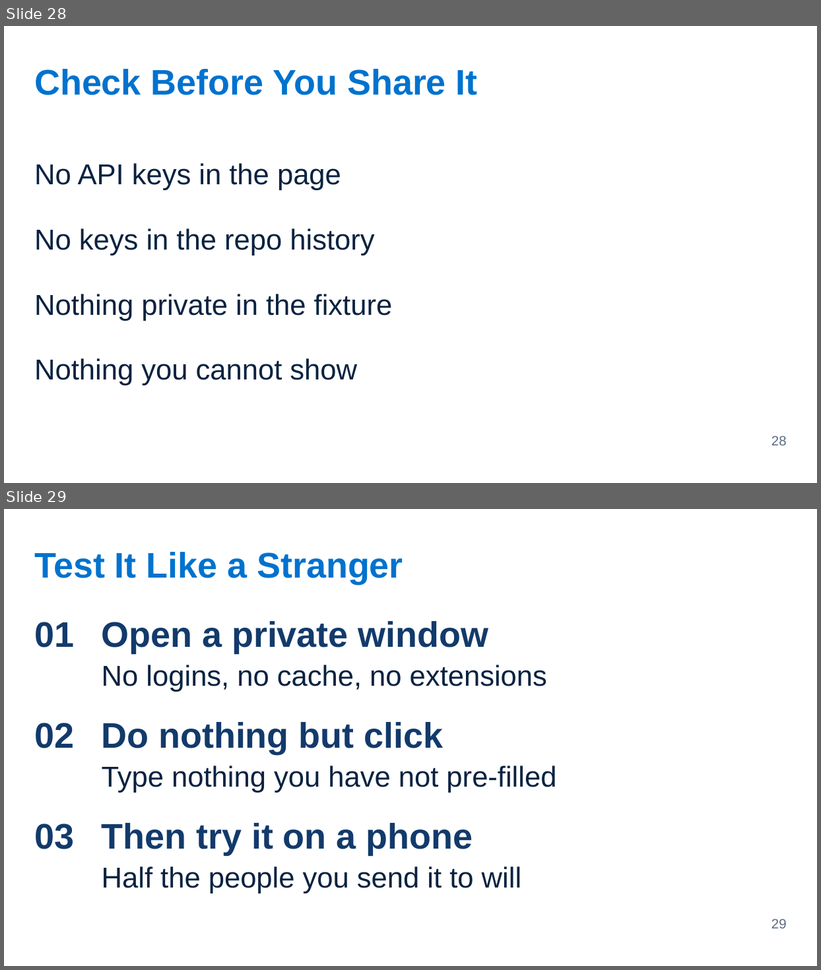
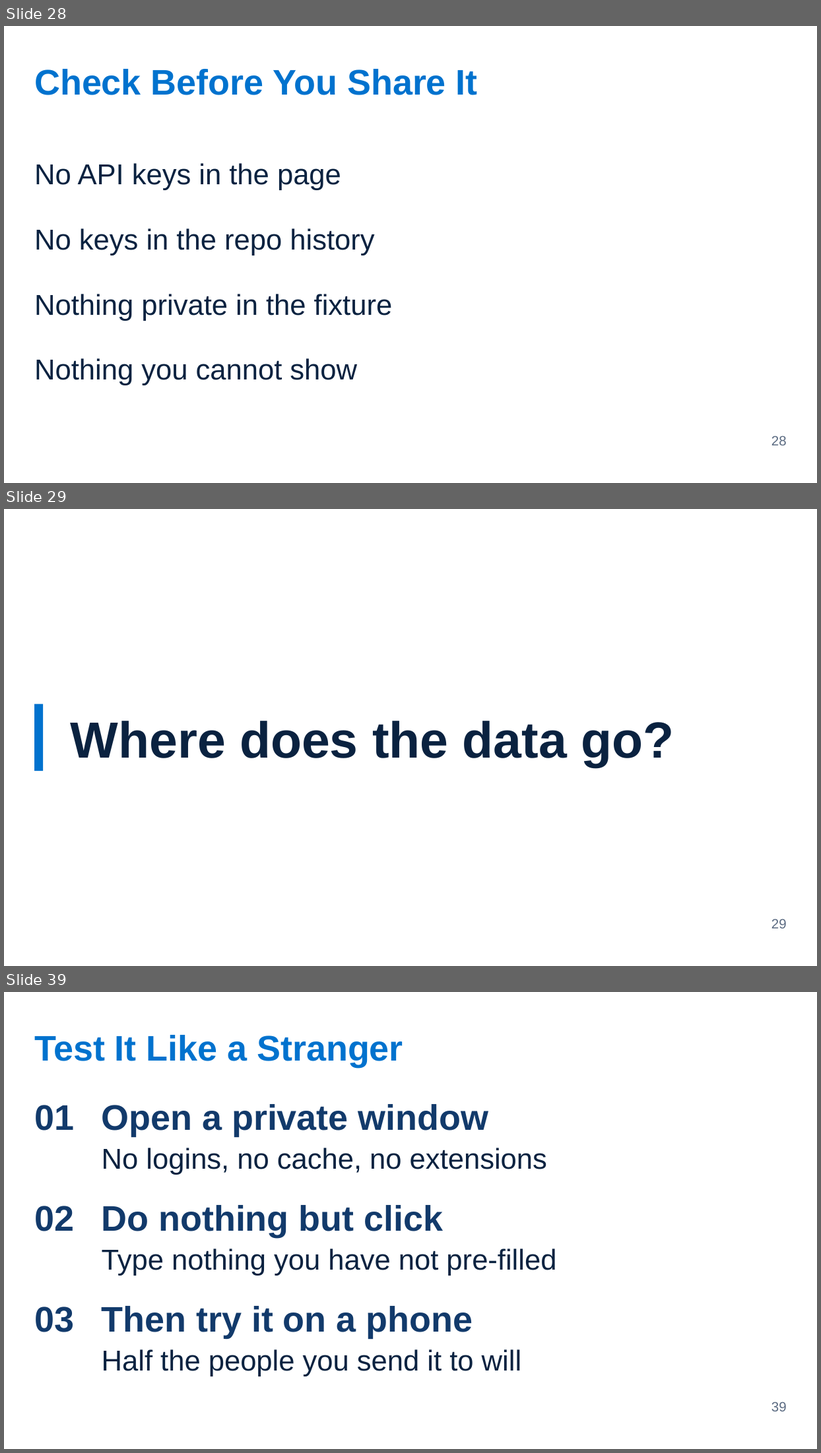
Before and after one commit to Victor-Palacios/SLaiDES, a slide deck: examples/pptx/immersion-2-3-making-it-demoable.pptx. Shown one above the other, each under a label of ours: slides 28 and 29 before the commit, slides 28, 29 and 39 after it; the slides between them are not shown. The pictures are 821x970 and 821x1453 pixels, drawn with LibreOffice and Linux fonts; fonts in the diff are those of the drawing. Boxes give left, top, right and bottom in pixels: in the first picture for what was removed or moved away, otherwise in the second. Text is boxed around its words. In the diff, an @@ line names an element or a change of style, - is before the commit and + after.

```diff
--- a/examples/pptx/immersion-2-3-making-it-demoable.pptx
+++ b/examples/pptx/immersion-2-3-making-it-demoable.pptx
@@ slide 29 added at (x1=4, y1=509, x2=817, y2=966), background #FFFFFF @@
@@ rectangle added at (x1=34, y1=704, x2=43, y2=771), fill #0072CE @@
@@ text added at (x1=71, y1=721, x2=674, y2=768), 60 pt, text #0A2240, bold @@
+Where does the data go?
@@ page number added at (x1=772, y1=919, x2=787, y2=929), 16 pt, text #5B6B82 @@
+29
@@ what was slide 29 is now slide 39 @@
@@ page number at (x1=772, y1=1402, x2=787, y2=1412): text changed @@
-29
+39
```
Also in this commit, not shown: 9 other slides added, 8 other files.
